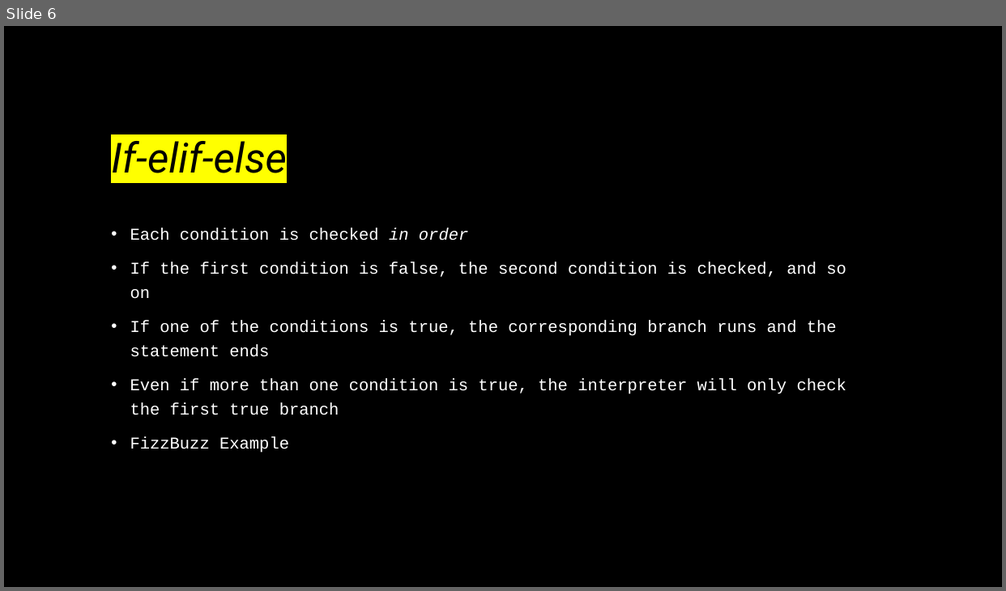
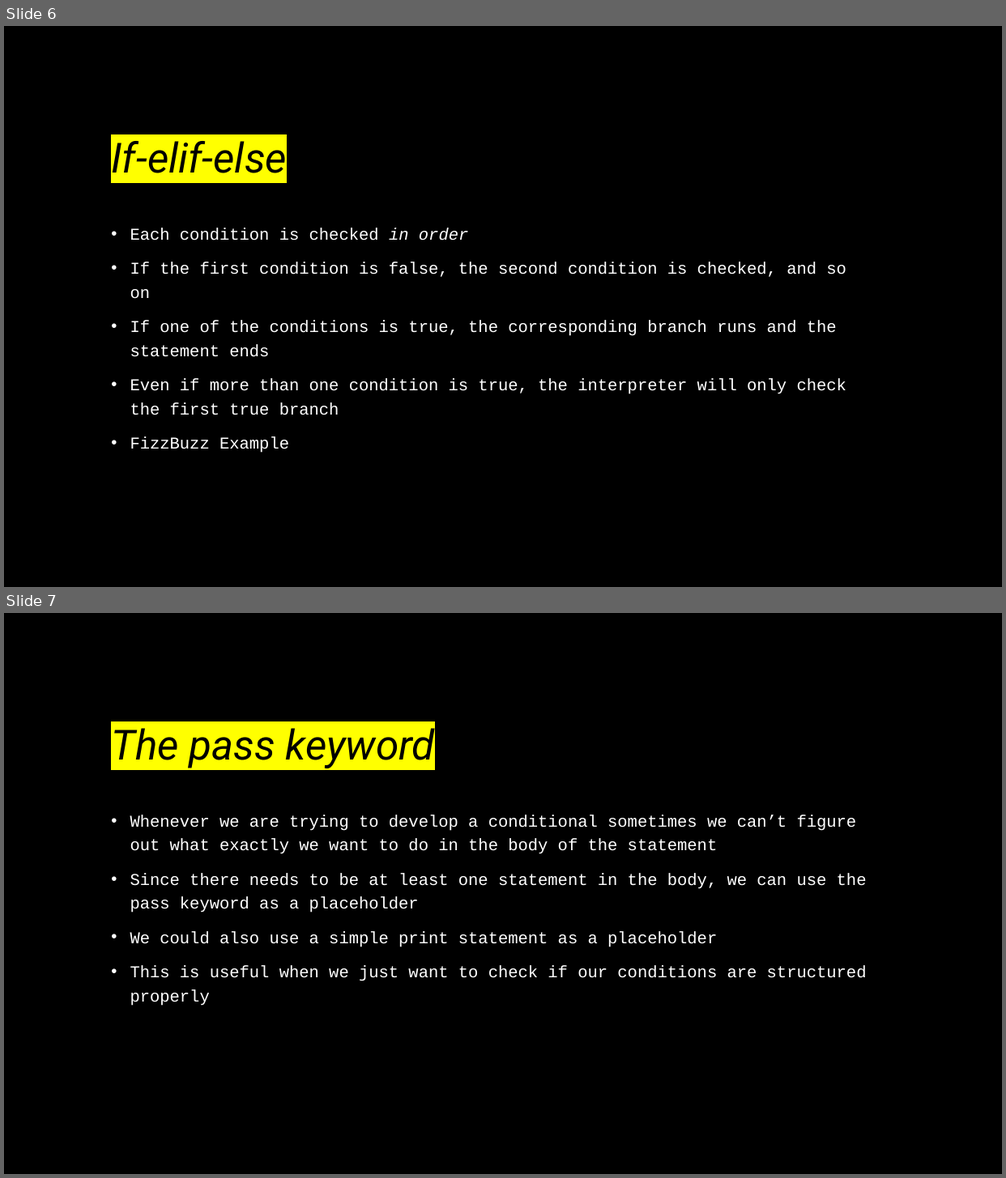
Before and after one commit to wpgoble/COMP130Resources, a slide deck: slides/ConditionalsExplained.pptx. Shown one above the other, each under a label of ours: slide 6 before the commit, slides 6 and 7 after it. The pictures are 1006x591 and 1006x1178 pixels, drawn with LibreOffice and Linux fonts; fonts in the diff are those of the drawing. Boxes give left, top, right and bottom in pixels: in the first picture for what was removed or moved away, otherwise in the second. Text is boxed around its words. In the diff, an @@ line names an element or a change of style, - is before the commit and + after.

Commit message:
adds section on compound conditions

```diff
--- a/slides/ConditionalsExplained.pptx
+++ b/slides/ConditionalsExplained.pptx
@@ slide 7 added at box(4, 613, 1002, 1174), background #000000 @@
@@ title added at box(111, 728, 434, 769), 40 pt, text #000000, italic @@
+The pass keyword
@@ text added at box(130, 815, 867, 1006), 16 pt, text #FFFFFF @@
+• Whenever we are trying to develop a conditional sometimes we can’t figure out what exactly we want to do in the body of the statement
+• Since there needs to be at least one statement in the body, we can use the pass keyword as a placeholder
+• We could also use a simple print statement as a placeholder
+• This is useful when we just want to check if our conditions are structured properly
```
Also in this commit, not shown: 1 slide changed, 5 other slides added.
